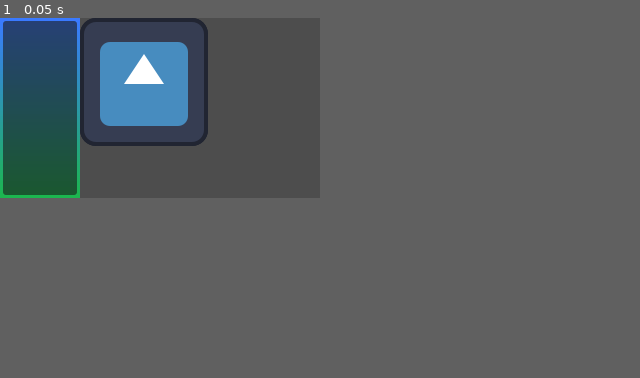
Above: before the commit, frame 1.
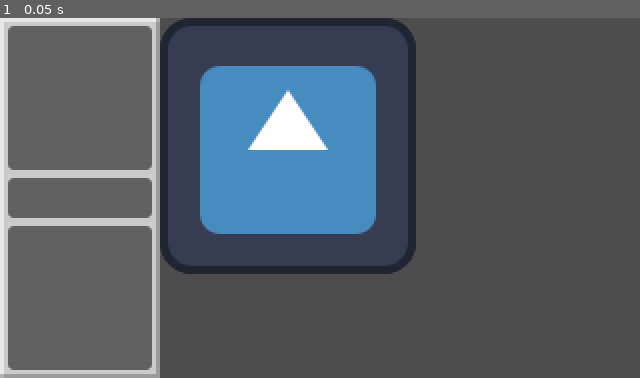
Above: after the commit, the same moment.

Repository: tofimega/thesis-game
Game: Godot game, scene res://globals/scene_control/main.tscn
Same seed, same stepped clock (60 frames per second), same inputs: the game is played once before the commit and once after it. The engine's default icon, where the game draws it, is replaced by a stand-in: a white triangle on a blue panel in a dark square.
Inputs:
- Up to frame 1 (0.05 s): no input
In our replay, the window is 320x180 before the commit and 640x360 after it. These sizes can differ from the game's own. Grey fills any space a smaller window leaves; there, only what the larger window draws over its background counts as a difference.

The runs differ from the first frame. In frame 1, 30% of the frame differs, in the area x 0-65%, y 0-100%.

Commit message:
overlay layout

Diff:
--- a/thesis-game/globals/overlay/overlay.tscn
+++ b/thesis-game/globals/overlay/overlay.tscn
@@ -1,6 +1,7 @@
 [gd_scene format=3 uid="uid://cpwq3bcmdk2c0"]
 
 [ext_resource type="Script" uid="uid://cf3wt1njeo6wk" path="res://globals/overlay/overlay.gd" id="1_ynx6w"]
+[ext_resource type="Texture2D" uid="uid://d3n5ns2samxo" path="res://assets/images/ui/control_panel.png" id="2_7asm7"]
 
 [sub_resource type="Gradient" id="Gradient_mpier"]
 colors = PackedColorArray(0.22803396, 0.47843033, 1, 1, 0.10881125, 0.7145951, 0.31119967, 1)
@@ -44,15 +45,35 @@
 theme_override_constants/separation = 0
 alignment = 2
 
-[node name="MarginContainer" type="MarginContainer" parent="HBoxContainer" unique_id=1779462425]
+[node name="NinePatchRect" type="NinePatchRect" parent="HBoxContainer" unique_id=720286630]
 layout_mode = 2
 size_flags_horizontal = 3
-theme_override_constants/margin_left = 3
-theme_override_constants/margin_top = 3
-theme_override_constants/margin_right = 3
-theme_override_constants/margin_bottom = 3
+texture = ExtResource("2_7asm7")
 
-[node name="PanelContainer" type="PanelContainer" parent="HBoxContainer/MarginContainer" unique_id=2082548124]
+[node name="LeftPanel" type="MarginContainer" parent="HBoxContainer/NinePatchRect" unique_id=563481003]
+layout_mode = 0
+offset_right = 80.0
+offset_bottom = 180.0
+size_flags_horizontal = 3
+theme_override_constants/margin_left = 4
+theme_override_constants/margin_top = 4
+theme_override_constants/margin_right = 4
+theme_override_constants/margin_bottom = 4
+
+[node name="VBoxContainer" type="VBoxContainer" parent="HBoxContainer/NinePatchRect/LeftPanel" unique_id=716139183]
+layout_mode = 2
+theme_override_constants/separation = 4
+
+[node name="Panel" type="Panel" parent="HBoxContainer/NinePatchRect/LeftPanel/VBoxContainer" unique_id=1682746890]
+custom_minimum_size = Vector2(0, 72)
+layout_mode = 2
+
+[node name="Panel2" type="Panel" parent="HBoxContainer/NinePatchRect/LeftPanel/VBoxContainer" unique_id=1582343072]
+custom_minimum_size = Vector2(0, 20)
+layout_mode = 2
+
+[node name="Panel3" type="Panel" parent="HBoxContainer/NinePatchRect/LeftPanel/VBoxContainer" unique_id=1822365273]
+custom_minimum_size = Vector2(0, 72)
 layout_mode = 2
 
 [node name="Viewport" type="TextureRect" parent="HBoxContainer" unique_id=297340783]
--- a/thesis-game/project.godot
+++ b/thesis-game/project.godot
@@ -30,6 +30,10 @@
 
 window/size/viewport_width=320
 window/size/viewport_height=180
+window/stretch/mode="viewport"
+window/stretch/scale_mode="integer"
+window/size/window_width_override.editor=960
+window/size/window_height_override.editor=540
 
 [editor_plugins]
 
Binary file added: thesis-game/assets/images/ui/control_panel.png
Not shown, added: thesis-game/assets/images/ui/control_panel.png.import
Not shown, added: thesis-game/assets/raw/.gdignore
Binary file added: thesis-game/assets/raw/control panel.ase
Not shown, changed: obs notes/.obsidian/workspace.json
Not shown, added: plans/screen layout.drawio
